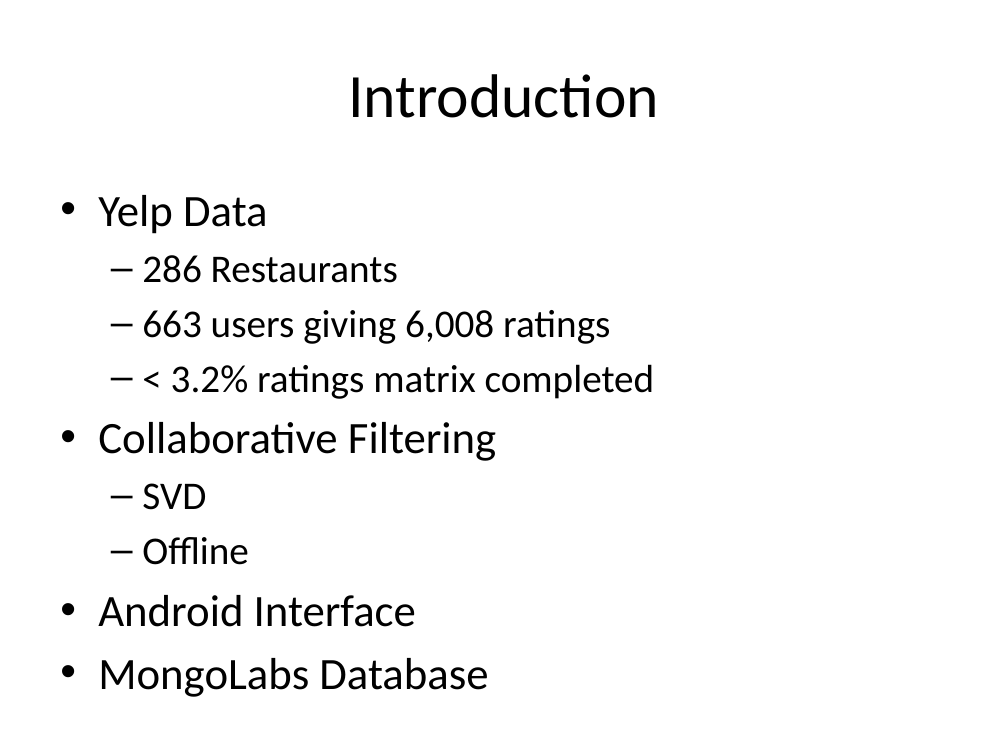
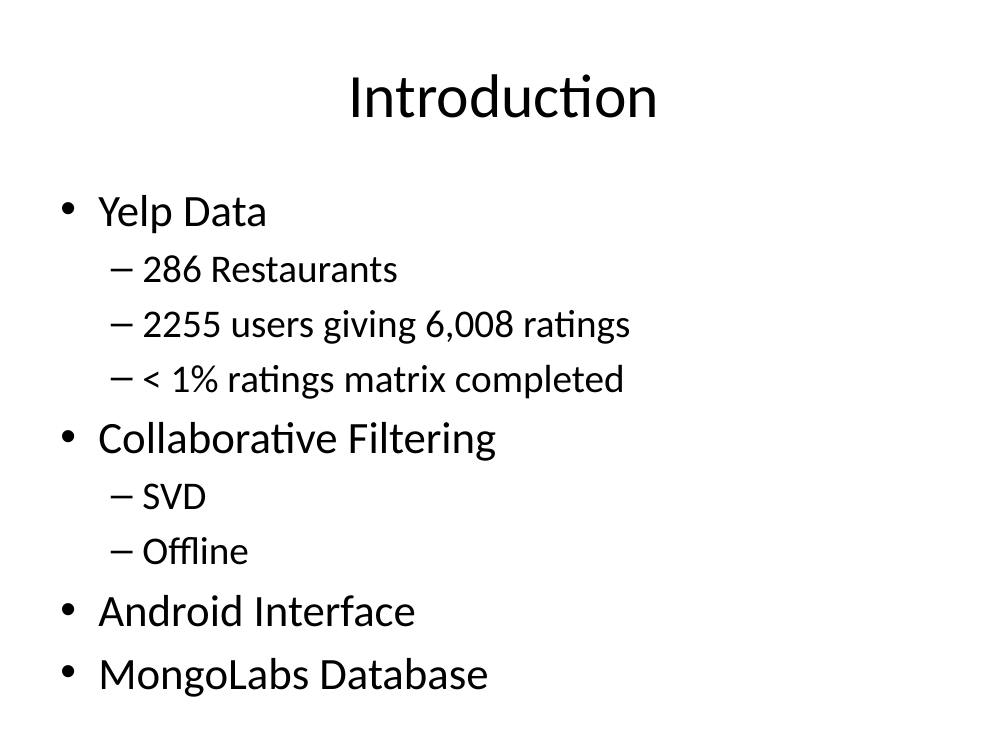
Before and after one commit to neostoic/pittfood, a slide deck: slide 2 of Presentation.pptx. Drawn at 1008x756 pixels with LibreOffice and Linux fonts; fonts in the diff are those of the drawing. Boxes give left, top, right and bottom in pixels: in the first picture for what was removed or moved away, otherwise in the second. Text is boxed around its words. In the diff, an @@ line names an element or a change of style, - is before the commit and + after.

```diff
--- a/Presentation.pptx
+++ b/Presentation.pptx
@@ text at (142,310,630,399): text changed @@
-  – 663 users giving 6,008 ratings
-  – < 3.2% ratings matrix completed
+  – 2255 users giving 6,008 ratings
+  – < 1% ratings matrix completed
```
Also in this commit, not shown: 2 other slides changed, 6 other files.
